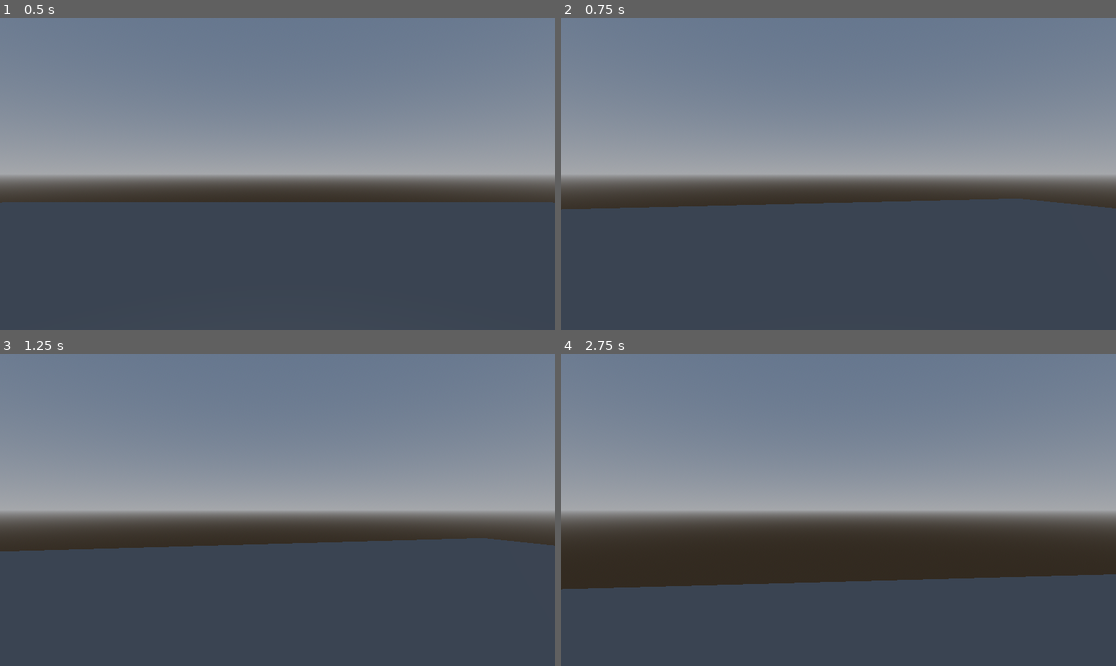
Above: before the commit, frames 1-4 (two rows, left to right).
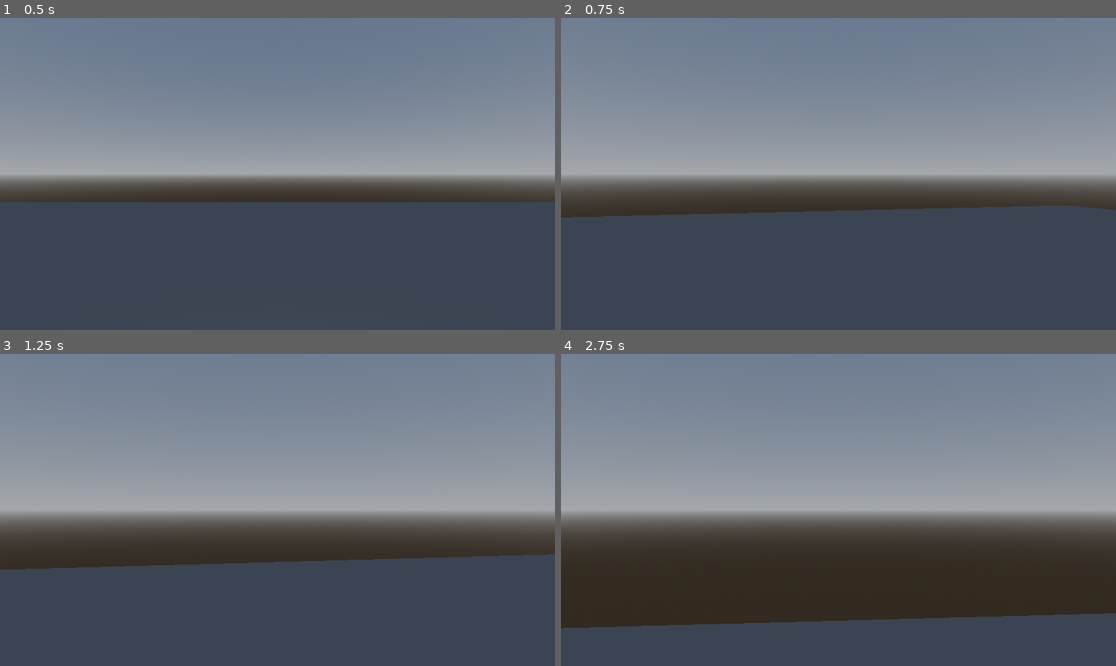
Above: after the commit, the same moments.

Repository: azubirif/project-fraus
Game: Godot game, scene res://test.tscn
The game is run twice, just before and just after one commit, with the same random seed, the same clock (stepped at 60 frames per second) and the same inputs.
Inputs (mouse positions are in pixels of both pictures, inside the frame that each line leads up to):
- Up to frame 1 (0.5 s): no input
- Up to frame 2 (0.75 s): tap Enter (ui_accept) at 0.5 s; move the mouse to (866, 174) at 0.52 s; hold W (move_forward) from 0.53 s (still down); hold Right mouse button (zoom, bound only after the commit) from 0.53 s (still down)
- Up to frame 3 (1.25 s): keep holding W (move_forward); keep holding Right mouse button (zoom, bound only after the commit); tap Enter (ui_accept) at 0.77 s
- Up to frame 4 (2.75 s): keep holding W (move_forward); move the mouse to (810, 510) at 1.27 s; release Right mouse button (zoom, bound only after the commit) at 1.28 s; right-click (810, 510) at 1.35 s; tap Enter (ui_accept) at 1.52 s; move the mouse to (849, 503) at 2.02 s; hold Right mouse button (zoom, bound only after the commit) from 2.03 s (still down)

Frame 1 is identical in both runs. In frame 2, 2.3% of the frame differs, in the area x 0-100%, y 57-64%; in frame 3, 5.6%; in frame 4, 12%, in the area x 0-100%, y 70-88%.

Commit message:
Interactable

Diff:
--- a/src/project.godot
+++ b/src/project.godot
@@ -37,3 +37,8 @@
 "events": [Object(InputEventKey,"resource_local_to_scene":false,"resource_name":"","device":-1,"window_id":0,"alt_press …(192 unchanged characters)…
 ]
 }
+zoom={
+"deadzone": 0.2,
+"events": [Object(InputEventMouseButton,"resource_local_to_scene":false,"resource_name":"","device":-1,"window_id":0,"alt_pressed":false,"shift_pressed":false,"ctrl_pressed":false,"meta_pressed":false,"button_mask":2,"position":Vector2(143, 22),"global_position":Vector2(152, 70),"factor":1.0,"button_index":2,"canceled":false,"pressed":true,"double_click":false,"script":null)
+]
+}
--- a/src/scripts/player_controller.gd
+++ b/src/scripts/player_controller.gd
@@ -1,6 +1,7 @@
 extends CharacterBody3D
 
 @onready var head = $head
+@onready var cam = $head/Camera3D
 
 enum PlayerState {CanMove, Interacting}
 
@@ -8,6 +9,7 @@
 const JUMP_VELOCITY = 4.5
 
 @export var mouse_sens = 0.2
+@export var ray_length = 5.0
 
 var player_state = PlayerState.CanMove
 
@@ -19,9 +21,15 @@
 		rotate_y(-deg_to_rad(event.relative.x * mouse_sens))
 		head.rotate_x(-deg_to_rad(event.relative.y * mouse_sens))
 		head.rotation.x = clamp(head.rotation.x, deg_to_rad(-50), deg_to_rad(0))
+	if event.is_action_pressed("ui_cancel"):
+		get_tree().quit()
+
+func _process(delta: float) -> void:
+	handle_zoom(delta)
 
 func _physics_process(delta: float) -> void:
 	_handle_player_movement(delta)
+	_handle_raycasts(delta)
 
 func _handle_player_movement(delta: float) -> void:
 	if player_state != PlayerState.CanMove:
@@ -47,3 +55,31 @@
 		velocity.z = move_toward(velocity.z, 0, SPEED)
 
 	move_and_slide()
+
+func handle_zoom(delta: float):
+	var base_zoom = 60.0
+	var zoom = 40.0
+	var zoom_speed = 4.0
+
+	if Input.is_action_pressed("zoom"):
+		cam.fov = lerp(cam.fov, zoom, delta * zoom_speed)
+	else:
+		cam.fov = lerp(cam.fov, base_zoom, delta * zoom_speed)
+
+func _handle_raycasts(delta: float):
+	var space_state = get_world_3d().direct_space_state
+	var mousepos = get_viewport().get_mouse_position()
+
+	var origin = cam.project_ray_origin(mousepos)
+	var end = origin + cam.project_ray_normal(mousepos) * ray_length
+	var query = PhysicsRayQueryParameters3D.create(origin, end)
+	query.collide_with_areas = true
+
+	var result = space_state.intersect_ray(query)
+	if result != {}:
+		if result.collider is Object:
+			var object = result.collider
+			if object.has_method("interact"):
+				print("Interactable")
+			else:
+				print("Cant interact")
--- a/src/test.tscn
+++ b/src/test.tscn
@@ -1,5 +1,6 @@
-[gd_scene load_steps=6 format=3 uid="uid://cs53ghighs1sd"]
+[gd_scene load_steps=7 format=3 uid="uid://cs53ghighs1sd"]
 
+[ext_resource type="Script" uid="uid://bw5kf4dpr8vrs" path="res://interactable.gd" id="1_8uh7m"]
 [ext_resource type="Script" uid="uid://bx6h6xb310tf" path="res://scripts/player_controller.gd" id="1_37kl0"]
 
 [sub_resource type="ProceduralSkyMaterial" id="ProceduralSkyMaterial_mf4mk"]
@@ -36,6 +37,11 @@
 transform = Transform3D(-4.371139e-08, 0, 13.783962, 0, 6.3347583, 0, -1, 0, -6.0251614e-07, 1.9371643, 2.738545, 14.4557705)
 use_collision = true
 
+[node name="CSGBox3D4" type="CSGBox3D" parent="stage"]
+transform = Transform3D(1, 0, 0, 0, 1, 0, 0, 0, 1, 2.9323287, 0, 8.638779)
+use_collision = true
+script = ExtResource("1_8uh7m")
+
 [node name="CharacterBody3D" type="CharacterBody3D" parent="."]
 transform = Transform3D(1, 0, 0, 0, 1, 0, 0, 0, 1, 0, 0.9254341, 0)
 script = ExtResource("1_37kl0")
@@ -48,3 +54,6 @@
 
 [node name="Camera3D" type="Camera3D" parent="CharacterBody3D/head"]
 fov = 60.0
+
+[node name="pickup" type="Node3D" parent="CharacterBody3D/head"]
+transform = Transform3D(1, 0, 0, 0, 1, 0, 0, 0, 1, 0, -0.121008635, -1.7184291)
Not shown, changed: README.md
